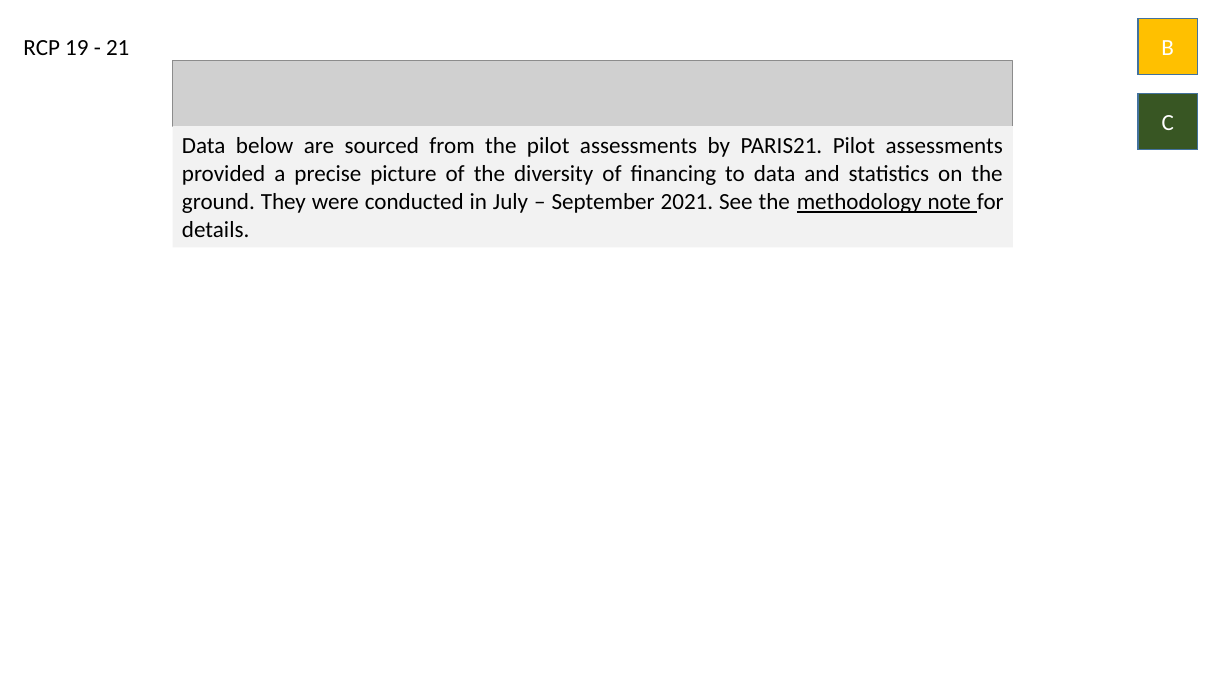
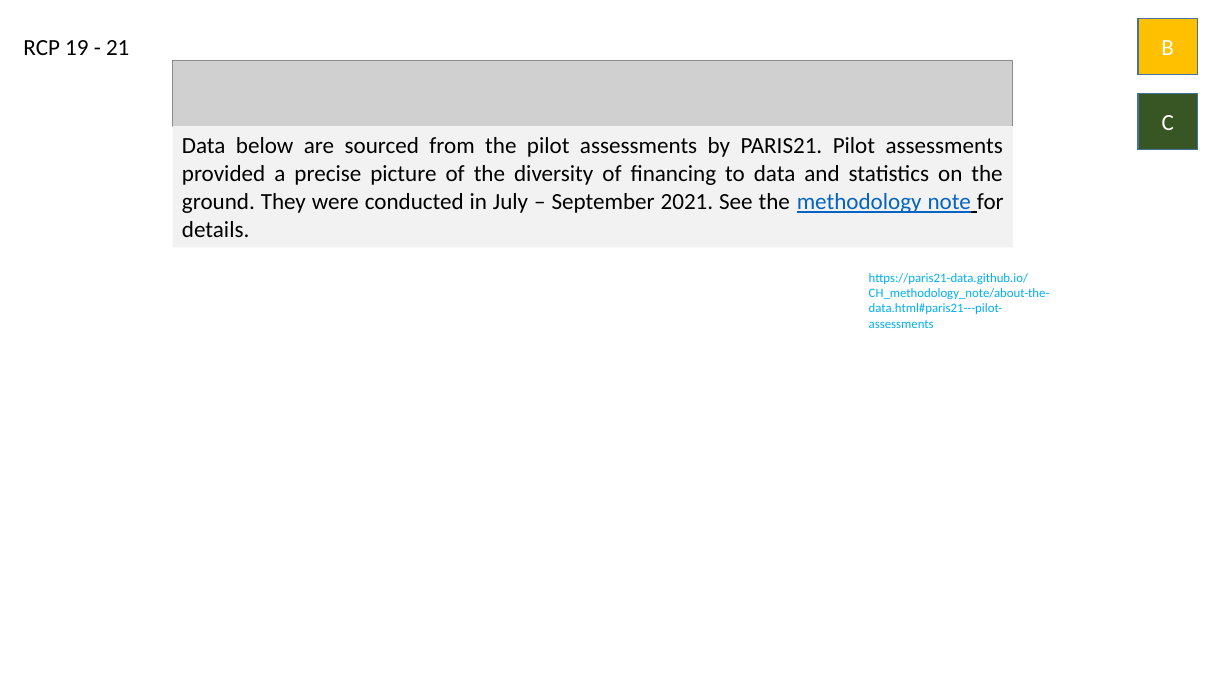
Before and after one commit to tian-y/Norway_factsheet, a slide deck: slide 22 of ChartExplainerAndUnitandSource_links.pptx. Drawn at 1232x693 pixels with LibreOffice and Linux fonts; fonts in the diff are those of the drawing; grey boxes stand for pictures. Boxes give left, top, right and bottom in pixels: in the first picture for what was removed or moved away, otherwise in the second. Text is boxed around its words. In the diff, an @@ line names an element or a change of style, - is before the commit and + after.

```diff
--- a/ChartExplainerAndUnitandSource_links.pptx
+++ b/ChartExplainerAndUnitandSource_links.pptx
@@ rectangle "Data below are sourced from ..." at [173, 127, 1013, 248]: text colour #000000 to #0563C1 in "methodology note" @@
@@ text added at [869, 273, 1050, 328], 10 pt, text #00B0F0 @@
+https://paris21-data.github.io/CH_methodology_note/about-the-data.html#paris21---pilot-assessments
```
Also in this commit, not shown: 26 other slides changed, 6 other files.
